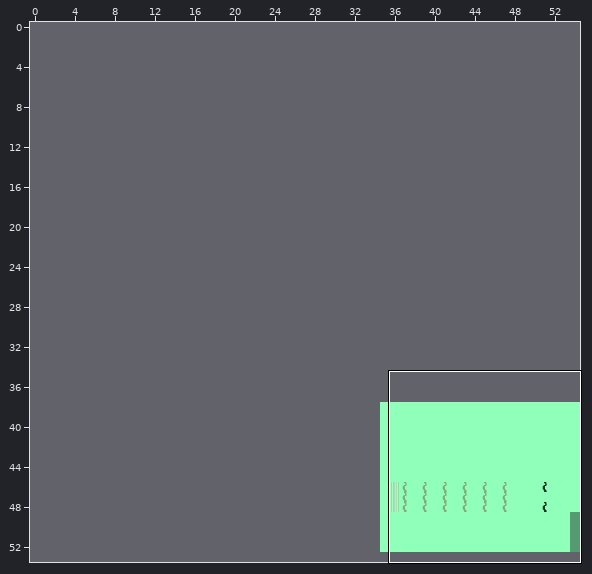
Two versions of a level (Tiled map, dat/hubleftgate2.tmx). The first picture is a wide view before the edit; the outline marks the close-up.
Close-up. As it was:
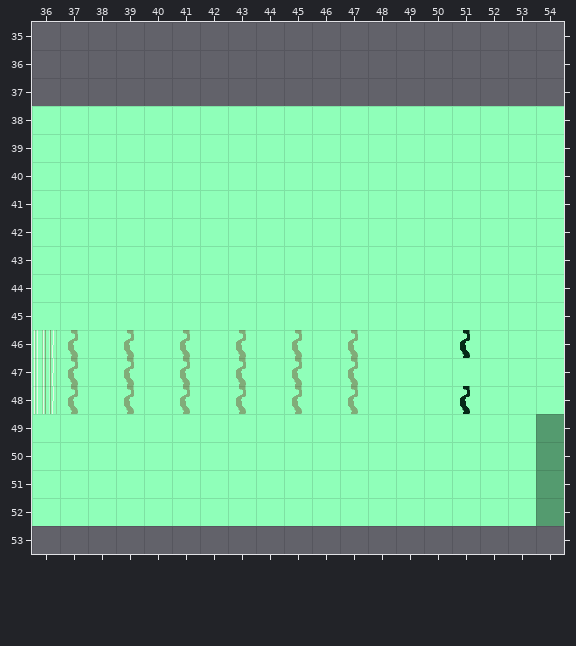
Cells are 32x32 px. Shown: x 36..54, y 35..53. The commit also changed other parts of the map, which this record leaves out. The old version is drawn lined up with the new one.
The same view after the edit:
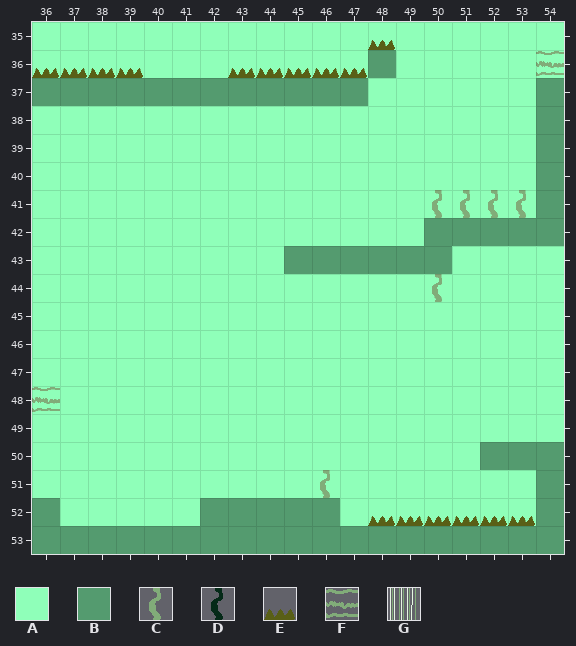
Key: from "tiles": A 1, B 5, C 9, D 41, E 42, F 73, G 105.
_ is an empty cell.
Change:
map size 20x15 -> 55x54 cells (old content now starts at 35,38; both pictures use the new coordinates)
Layer "floor1":
Tile B becomes tile A in row 49 at x 54.
The author put tile A in row 35 at x 36 to 54; in row 36 at x 36 to 47 and 49 to 54; in row 37 at x 48 to 53.
Tile A becomes tile B in rows 38 to 41 at x 54; in row 42 at x 50 to 54; in row 43 at x 45 to 50; in row 50 at x 52 to 53; in row 52 at x 36 and 42 to 46.
The author put tile B in row 36 at x 48; in row 37 at x 36 to 47 and 54; in row 53 at x 36 to 54.
Layer "tileobs":
The author put tile C in row 41 at x 50 to 53; in row 44 at x 50; in row 51 at x 46.
The author put tile E in row 35 at x 48; in row 36 at x 36 to 39 and 43 to 47; in row 52 at x 48 to 53.
Tile G becomes tile F in row 48 at x 36.
The author put tile F in row 36 at x 54.
Tile C is gone in rows 46 to 48 at x 37, 39, 41, 43, 45 and 47.
Tile D is gone in row 46 at x 51; in row 48 at x 51.
Tile G is gone in rows 46 to 47 at x 36.
